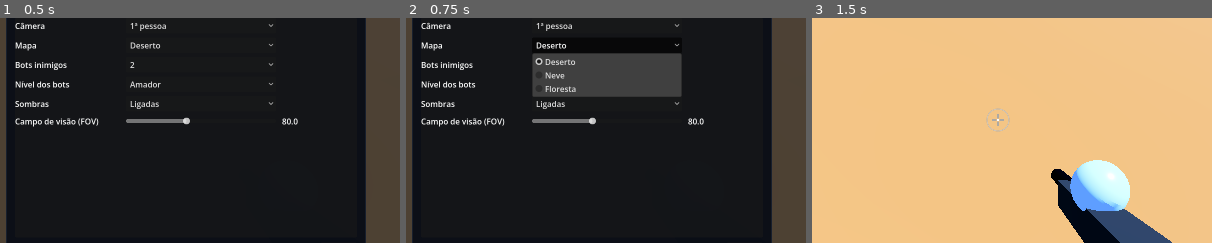
Above: before the commit, frames 1-3 (left to right).
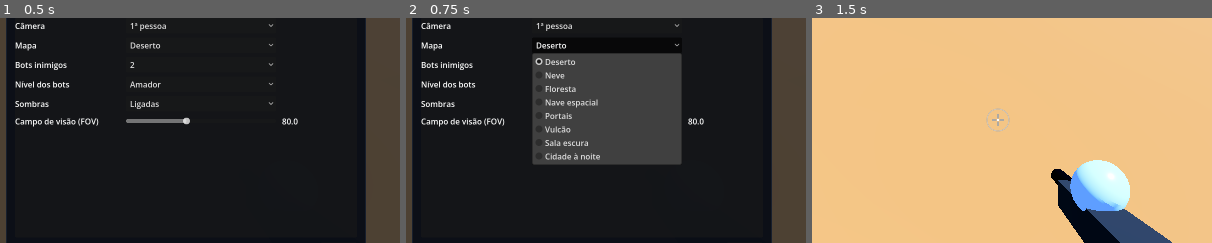
Above: after the commit, the same moments.

Repository: ocaique73/point-ball
Game: Godot game, scene res://main.tscn
Same seed, same stepped clock (60 frames per second), same inputs: the game is played once before the commit and once after it.
Inputs:
- Up to frame 1 (0.5 s): no input
- Up to frame 2 (0.75 s): click "Deserto" at 0.5 s
- Up to frame 3 (1.5 s): click "Jogar" at 1.25 s
The pictures show only the part of the screen within x 27-77%, y 27-77%; the shares and areas given below are measured in that part.

Frame 1 is identical in both runs. In frame 2, 11% of the frame differs, in the area x 31-69%, y 35-66%; in frame 3, nothing differs.

Commit message:
Godot: porta os 5 mapas que faltavam (Nave, Portais, Vulcão, Sala escura, Cidade à noite)
- maps_data.gd: geometria + tema (cores) dos 5 mapas, copiados do shared/maps.js
  (mesma fonte usada pelo 2D e pelo Three.js).
- main.gd: MAP_IDS/MAP_NAMES e o menu de mapa (Esc) agora listam os 8 mapas;
  decoração do chão ganhou cores pros novos temas (panels, tiles, ash, city).
- Ainda sem as mecânicas especiais de cada mapa (portal, lava, luz que apaga,
  poste que apaga) nem multiplayer — próximas etapas.
- Testado headless (godot --headless --script): os 8 mapas carregam sem erro
  de parse/estrutura.

Co-Authored-By: Claude Sonnet 5 <noreply@anthropic.com>
Claude-Session: https://claude.ai/code/session_01CphQmMc9G5Djc4kxibnrUr

Diff:
--- a/demo3d/godot/main.gd
+++ b/demo3d/godot/main.gd
@@ -56,8 +56,8 @@
 }
 const TEAM_COLOR := { "A": Color("#3b82f6"), "B": Color("#ef4444") }
 const TEAM_LIGHT := { "A": Color("#93c5fd"), "B": Color("#fca5a5") }
-const MAP_IDS := ["deserto", "neve", "floresta"]
-const MAP_NAMES := ["Deserto", "Neve", "Floresta"]
+const MAP_IDS := ["deserto", "neve", "floresta", "nave", "portal", "vulcao", "escuro", "cidade"]
+const MAP_NAMES := ["Deserto", "Neve", "Floresta", "Nave espacial", "Portais", "Vulcão", "Sala escura", "Cidade à noite"]
 const BOT_NAMES := ["Tonhão", "Pipoca", "Faísca", "Marreta", "Coxinha", "Paçoca", "Jacaré", "Canela", "Pitomba", "Quindim"]
 const UPPER := ["spine", "chest", "head", "upperarm.l", "upperarm.r", "lowerarm.l", "lowerarm.r", "wrist.l", "wrist.r", "hand.l", "hand.r", "handslot.l", "handslot.r", "elbowIK.l", "elbowIK.r", "handIK.l", "handIK.r"]
 const LOCO := ["Idle", "Running_A", "Walking_Backwards", "Running_Strafe_Left", "Running_Strafe_Right", "Jump_Start", "Jump_Idle", "Jump_Land", "Jump_Full_Short"]
@@ -365,6 +365,14 @@
 			deco = Color.WHITE
 		elif th["deco"] == "tree":
 			deco = Color("#3f7d3a")
+		elif th["deco"] == "panels":
+			deco = Color("#9fb3d6")
+		elif th["deco"] == "tiles":
+			deco = Color(th["wall"]).lightened(0.35)
+		elif th["deco"] == "ash":
+			deco = Color("#6b5a52")
+		elif th["deco"] == "city":
+			deco = Color("#f2cf6e")
 		var rock := _mesh(_flat(sm), _mat(deco), Vector3(rng.randf_range(1.5, W - 1.5), 0, rng.randf_range(1.5, H - 1.5)))
 		rock.rotation = Vector3(rng.randf() * 3, rng.randf() * 3, 0)
 		map_root.add_child(rock)
@@ -1690,7 +1698,10 @@
 	# --- Jogo
 	var g1 := _grid(tabs, "Jogo")
 	_opt(g1, "Câmera", [[1, "1ª pessoa"], [3, "3ª pessoa (por trás)"]], "cam", S, Callable())
-	_opt(g1, "Mapa", [[0, MAP_NAMES[0]], [1, MAP_NAMES[1]], [2, MAP_NAMES[2]]], "map", S, _new_game)
+	var map_opts := []
+	for i in MAP_IDS.size():
+		map_opts.append([i, MAP_NAMES[i]])
+	_opt(g1, "Mapa", map_opts, "map", S, _new_game)
 	_opt(g1, "Bots inimigos", [[0, "0"], [1, "1"], [2, "2"], [3, "3"], [5, "5"]], "bots", S, _new_game)
 	_opt(g1, "Nível dos bots", [["iniciante", "Iniciante"], ["amador", "Amador"], ["pro", "Profissional"]], "level", S, _apply_level)
 	_opt(g1, "Sombras", [[true, "Ligadas"], [false, "Desligadas"]], "shadow", S, func(): sun.shadow_enabled = S["shadow"])
--- a/demo3d/godot/maps_data.gd
+++ b/demo3d/godot/maps_data.gd
@@ -313,5 +313,479 @@
    "deco": "tree",
    "border": "#2f1f14"
   }
+ },
+ "nave": {
+  "walls": [
+   [
+    0.16,
+    0.32,
+    0.16,
+    0.68
+   ],
+   [
+    0.84,
+    0.32,
+    0.84,
+    0.68
+   ],
+   [
+    0.3,
+    0.14,
+    0.3,
+    0.3
+   ],
+   [
+    0.7,
+    0.14,
+    0.7,
+    0.3
+   ],
+   [
+    0.3,
+    0.7,
+    0.3,
+    0.86
+   ],
+   [
+    0.7,
+    0.7,
+    0.7,
+    0.86
+   ],
+   [
+    0.4,
+    0.42,
+    0.4,
+    0.58
+   ],
+   [
+    0.6,
+    0.42,
+    0.6,
+    0.58
+   ],
+   [
+    0.34,
+    0.5,
+    0.4,
+    0.5
+   ],
+   [
+    0.6599999999999999,
+    0.5,
+    0.6,
+    0.5
+   ],
+   [
+    0.5,
+    0.12,
+    0.5,
+    0.28
+   ],
+   [
+    0.5,
+    0.72,
+    0.5,
+    0.88
+   ]
+  ],
+  "theme": {
+   "ground": "#2b3340",
+   "ground2": "#323b4a",
+   "wall": "#56627a",
+   "wallEdge": "#8a9bb8",
+   "deco": "panels",
+   "border": "#39435a"
+  }
+ },
+ "portal": {
+  "walls": [
+   [
+    0.18,
+    0.1,
+    0.18,
+    0.28
+   ],
+   [
+    0.8200000000000001,
+    0.1,
+    0.8200000000000001,
+    0.28
+   ],
+   [
+    0.18,
+    0.72,
+    0.18,
+    0.9
+   ],
+   [
+    0.8200000000000001,
+    0.72,
+    0.8200000000000001,
+    0.9
+   ],
+   [
+    0.3,
+    0.4,
+    0.3,
+    0.6
+   ],
+   [
+    0.7,
+    0.4,
+    0.7,
+    0.6
+   ],
+   [
+    0.24,
+    0.5,
+    0.3,
+    0.5
+   ],
+   [
+    0.76,
+    0.5,
+    0.7,
+    0.5
+   ],
+   [
+    0.4,
+    0.2,
+    0.4,
+    0.36
+   ],
+   [
+    0.6,
+    0.2,
+    0.6,
+    0.36
+   ],
+   [
+    0.4,
+    0.64,
+    0.4,
+    0.8
+   ],
+   [
+    0.6,
+    0.64,
+    0.6,
+    0.8
+   ],
+   [
+    0.46,
+    0.5,
+    0.54,
+    0.5
+   ],
+   [
+    0.5,
+    0.1,
+    0.5,
+    0.26
+   ],
+   [
+    0.5,
+    0.74,
+    0.5,
+    0.9
+   ]
+  ],
+  "theme": {
+   "ground": "#1d1a36",
+   "ground2": "#241f45",
+   "wall": "#4b3f8f",
+   "wallEdge": "#8b7cf6",
+   "deco": "tiles",
+   "border": "#2c245e"
+  }
+ },
+ "vulcao": {
+  "walls": [
+   [
+    0.14,
+    0.24,
+    0.14,
+    0.4
+   ],
+   [
+    0.86,
+    0.24,
+    0.86,
+    0.4
+   ],
+   [
+    0.14,
+    0.6,
+    0.14,
+    0.76
+   ],
+   [
+    0.86,
+    0.6,
+    0.86,
+    0.76
+   ],
+   [
+    0.28,
+    0.12,
+    0.28,
+    0.26
+   ],
+   [
+    0.72,
+    0.12,
+    0.72,
+    0.26
+   ],
+   [
+    0.28,
+    0.74,
+    0.28,
+    0.88
+   ],
+   [
+    0.72,
+    0.74,
+    0.72,
+    0.88
+   ]
+  ],
+  "theme": {
+   "ground": "#3a2a26",
+   "ground2": "#46322c",
+   "wall": "#5a4038",
+   "wallEdge": "#2b1d18",
+   "deco": "ash",
+   "border": "#1f1411"
+  }
+ },
+ "escuro": {
+  "walls": [
+   [
+    0.12,
+    0.3,
+    0.22,
+    0.3
+   ],
+   [
+    0.88,
+    0.3,
+    0.78,
+    0.3
+   ],
+   [
+    0.12,
+    0.7,
+    0.22,
+    0.7
+   ],
+   [
+    0.88,
+    0.7,
+    0.78,
+    0.7
+   ],
+   [
+    0.3,
+    0.14,
+    0.3,
+    0.38
+   ],
+   [
+    0.7,
+    0.14,
+    0.7,
+    0.38
+   ],
+   [
+    0.3,
+    0.62,
+    0.3,
+    0.86
+   ],
+   [
+    0.7,
+    0.62,
+    0.7,
+    0.86
+   ],
+   [
+    0.4,
+    0.32,
+    0.4,
+    0.68
+   ],
+   [
+    0.6,
+    0.32,
+    0.6,
+    0.68
+   ],
+   [
+    0.34,
+    0.5,
+    0.4,
+    0.5
+   ],
+   [
+    0.6599999999999999,
+    0.5,
+    0.6,
+    0.5
+   ],
+   [
+    0.5,
+    0.1,
+    0.5,
+    0.28
+   ],
+   [
+    0.5,
+    0.72,
+    0.5,
+    0.9
+   ],
+   [
+    0.45,
+    0.5,
+    0.55,
+    0.5
+   ]
+  ],
+  "theme": {
+   "ground": "#2b2d33",
+   "ground2": "#26282d",
+   "wall": "#15161a",
+   "wallEdge": "#454955",
+   "deco": "tiles",
+   "border": "#0b0b0d"
+  }
+ },
+ "cidade": {
+  "walls": [
+   [
+    0.14,
+    0.2,
+    0.3,
+    0.2
+   ],
+   [
+    0.86,
+    0.2,
+    0.7,
+    0.2
+   ],
+   [
+    0.14,
+    0.2,
+    0.14,
+    0.32
+   ],
+   [
+    0.86,
+    0.2,
+    0.86,
+    0.32
+   ],
+   [
+    0.14,
+    0.8,
+    0.3,
+    0.8
+   ],
+   [
+    0.86,
+    0.8,
+    0.7,
+    0.8
+   ],
+   [
+    0.14,
+    0.68,
+    0.14,
+    0.8
+   ],
+   [
+    0.86,
+    0.68,
+    0.86,
+    0.8
+   ],
+   [
+    0.24,
+    0.4,
+    0.24,
+    0.6
+   ],
+   [
+    0.76,
+    0.4,
+    0.76,
+    0.6
+   ],
+   [
+    0.36,
+    0.28,
+    0.36,
+    0.42
+   ],
+   [
+    0.64,
+    0.28,
+    0.64,
+    0.42
+   ],
+   [
+    0.36,
+    0.58,
+    0.36,
+    0.72
+   ],
+   [
+    0.64,
+    0.58,
+    0.64,
+    0.72
+   ],
+   [
+    0.42,
+    0.1,
+    0.42,
+    0.2
+   ],
+   [
+    0.5800000000000001,
+    0.1,
+    0.5800000000000001,
+    0.2
+   ],
+   [
+    0.42,
+    0.8,
+    0.42,
+    0.9
+   ],
+   [
+    0.5800000000000001,
+    0.8,
+    0.5800000000000001,
+    0.9
+   ],
+   [
+    0.46,
+    0.5,
+    0.54,
+    0.5
+   ]
+  ],
+  "theme": {
+   "ground": "#2a2d35",
+   "ground2": "#30343d",
+   "wall": "#3b3f4a",
+   "wallEdge": "#5b6170",
+   "deco": "city",
+   "border": "#16181d"
+  }
  }
 }
